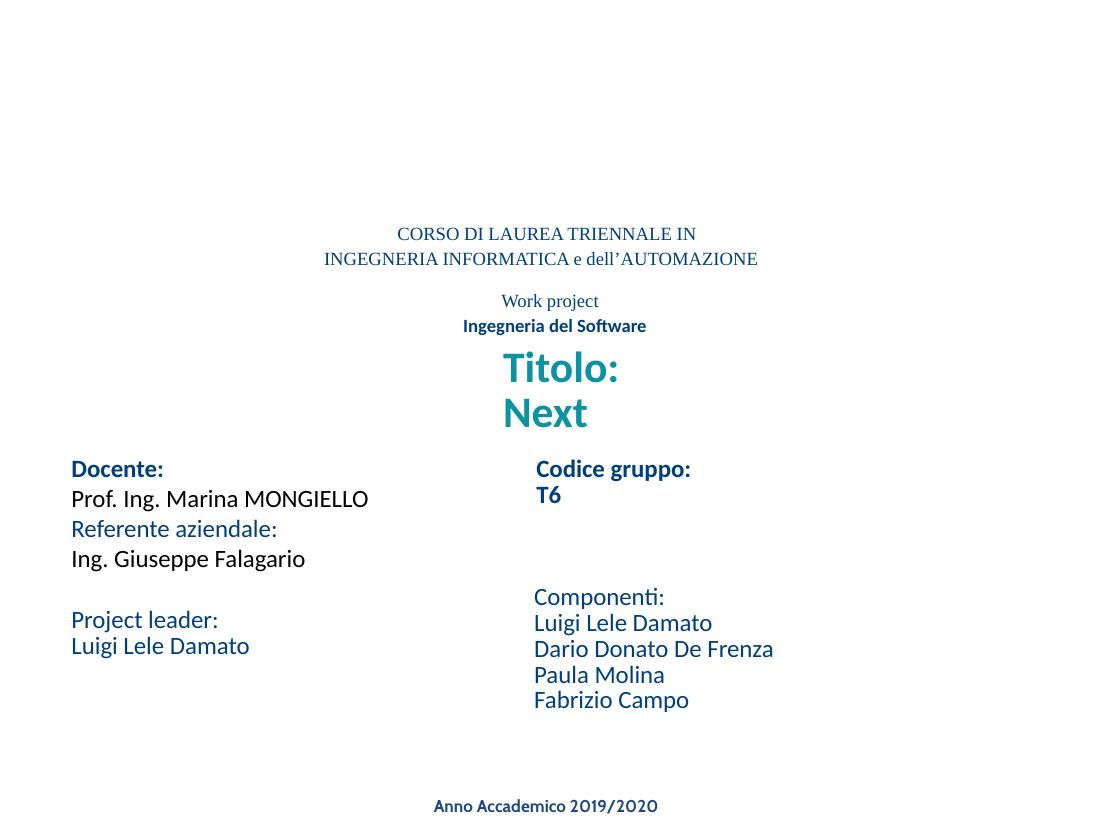
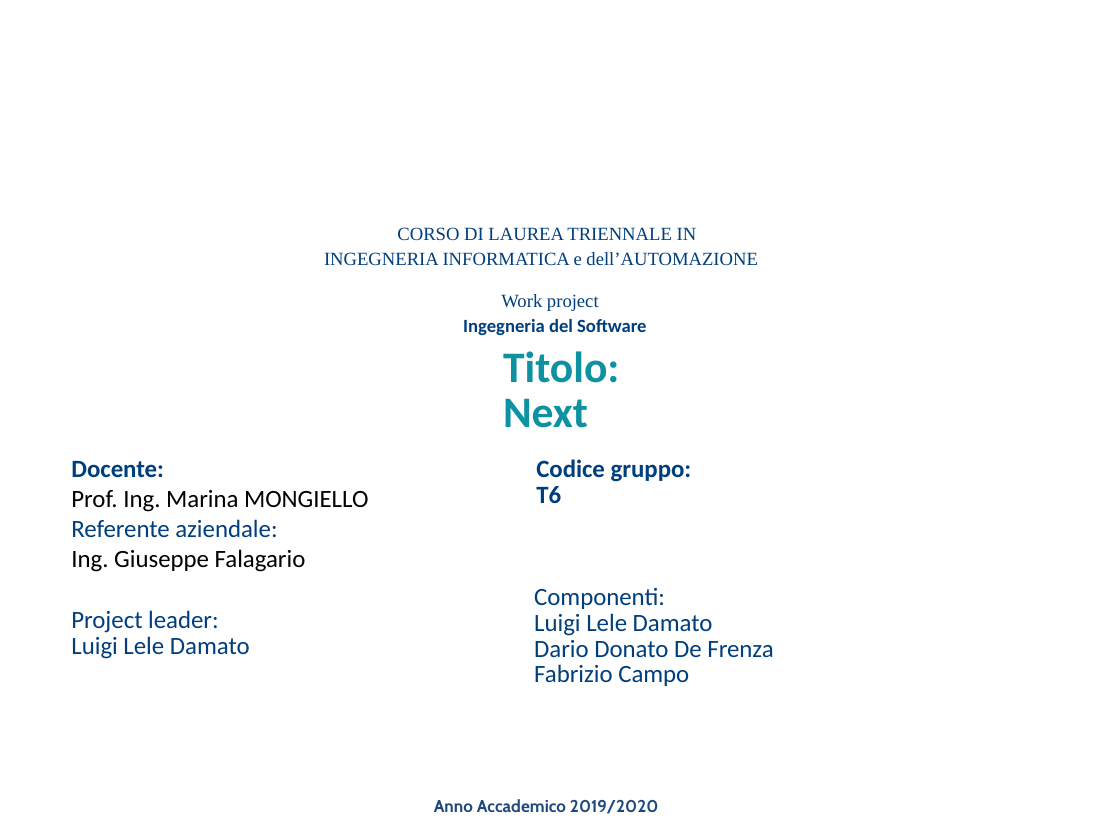
Before and after one commit to ax-ten/next-class, a slide deck: slide 1 of Documentation/WorkShop.pptx. Drawn at 1120x840 pixels with LibreOffice and Linux fonts; fonts in the diff are those of the drawing; background and template pictures are left out. Boxes give left, top, right and bottom in pixels: in the first picture for what was removed or moved away, otherwise in the second. Text is boxed around its words. In the diff, an @@ line names an element or a change of style, - is before the commit and + after.

```diff
--- a/Documentation/WorkShop.pptx
+++ b/Documentation/WorkShop.pptx
@@ text at bbox=[534, 665, 666, 684]: paragraph removed @@
-Paula Molina
```
Also in this commit, not shown: 7 other slides changed, 8 slides added, 6 slides removed, 2 other files.
